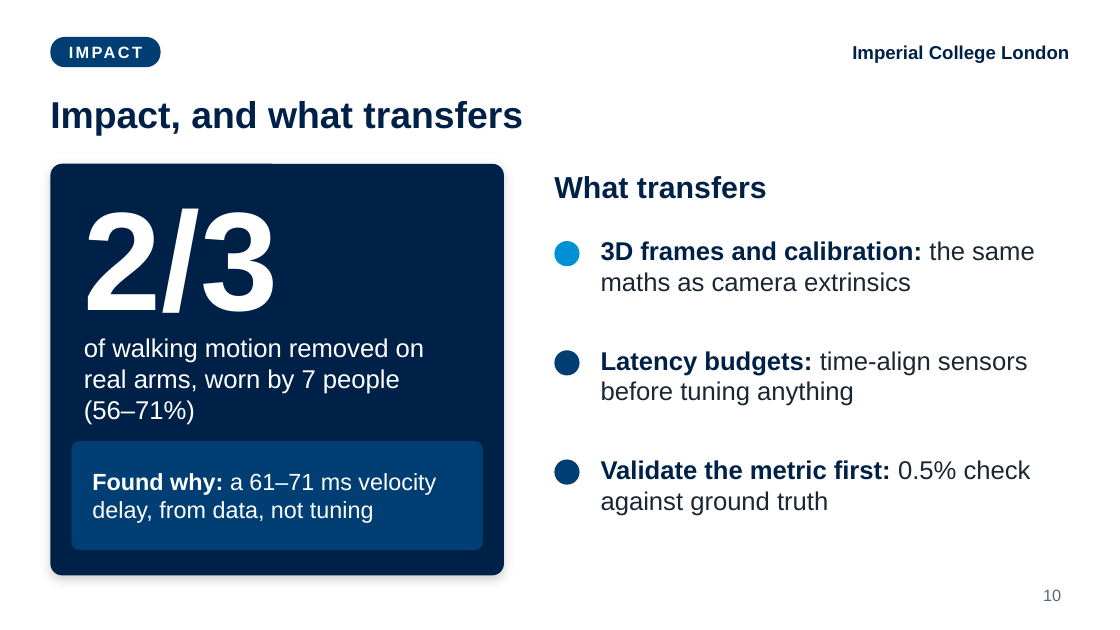
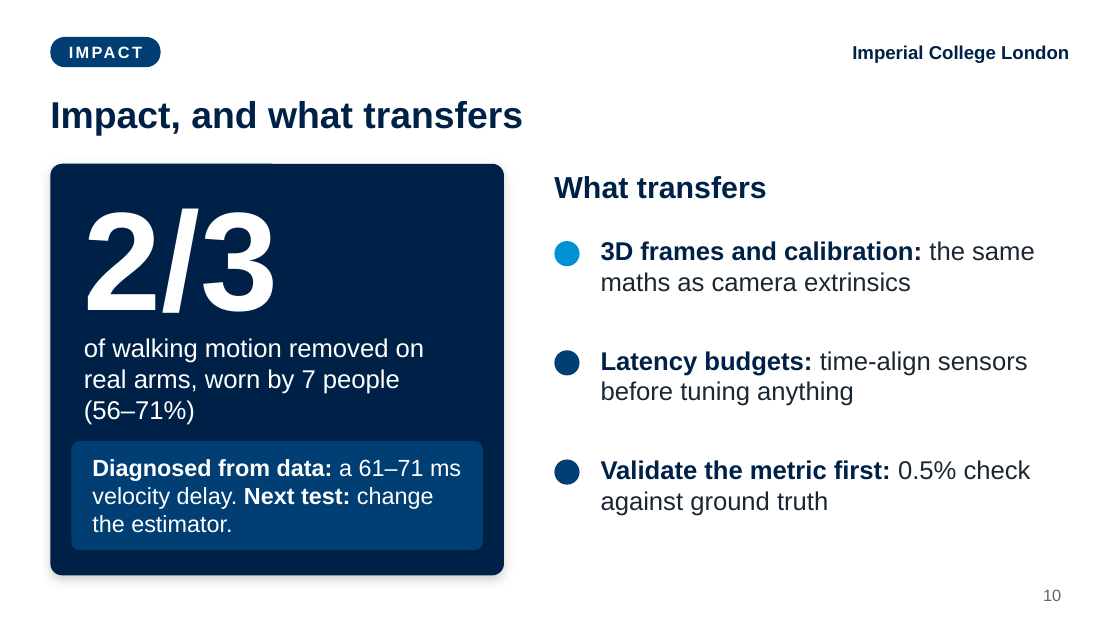
Before and after one commit to fechachris4/HumanSL_MAIN, a slide deck: slide 10 of presentation/World_Stable_Supernumerary_Effectors_Akabueze.pptx. Drawn at 1120x630 pixels with LibreOffice and Linux fonts; fonts in the diff are those of the drawing. Boxes give left, top, right and bottom in pixels: in the first picture for what was removed or moved away, otherwise in the second. Text is boxed around its words. In the diff, an @@ line names an element or a change of style, - is before the commit and + after.

```diff
--- a/presentation/World_Stable_Supernumerary_Effectors_Akabueze.pptx
+++ b/presentation/World_Stable_Supernumerary_Effectors_Akabueze.pptx
@@ text at (x1=92, y1=459, x2=461, y2=533): text changed @@
-Found why: a 61–71 ms velocity delay, from data, not tuning
+Diagnosed from data: a 61–71 ms velocity delay. Next test: change the estimator.
```
Also in this commit, not shown: 3 other slides changed, 1 other file.
